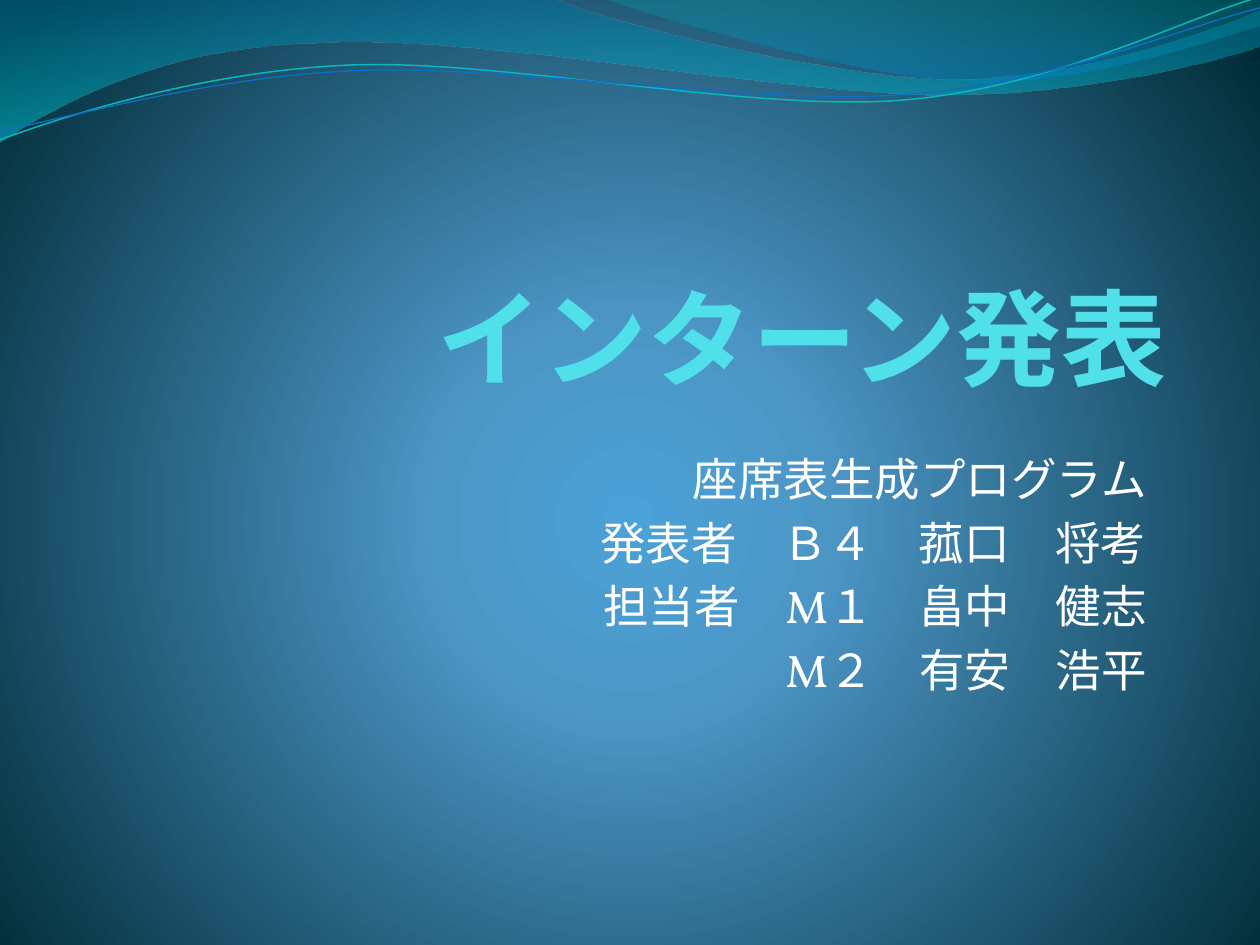
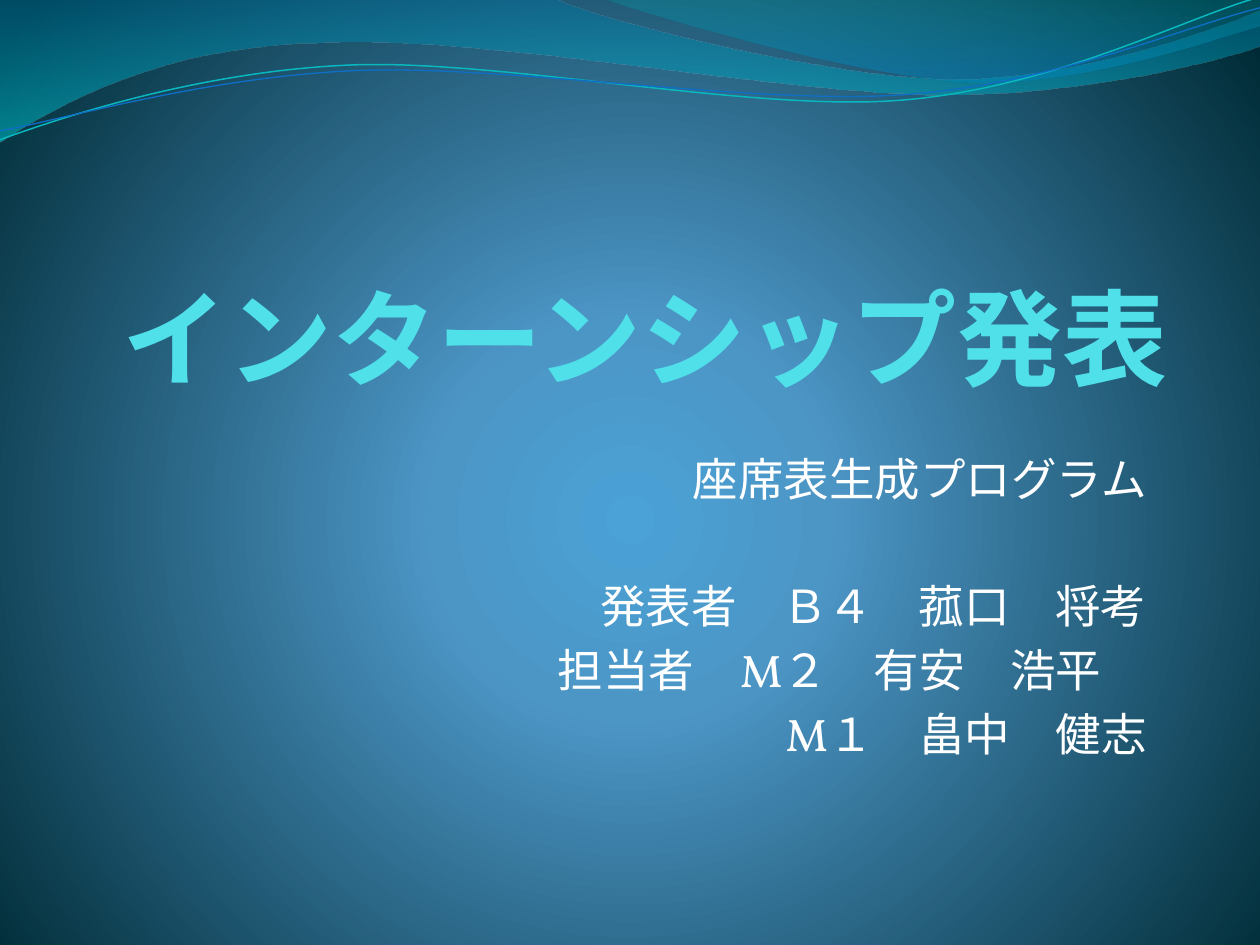
Before and after one commit to opu-yokotalab/learn-zaseki, a slide deck: slide 1 of インターン発表.pptx. Drawn at 1260x945 pixels with LibreOffice and Linux fonts; fonts in the diff are those of the drawing. Boxes give left, top, right and bottom in pixels: in the first picture for what was removed or moved away, otherwise in the second. Text is boxed around its words. In the diff, an @@ line names an element or a change of style, - is before the commit and + after.

```diff
--- a/インターン発表.pptx
+++ b/インターン発表.pptx
@@ title at (122,272,1167,404): text changed @@
-インターン発表
+インターンシップ発表
@@ subtitle at (558,648,1147,755): text changed @@
-担当者 M１ 畠中 健志
-M２ 有安 浩平
+担当者 M２ 有安 浩平
+M１ 畠中 健志
```
Also in this commit, not shown: 6 other slides changed.
